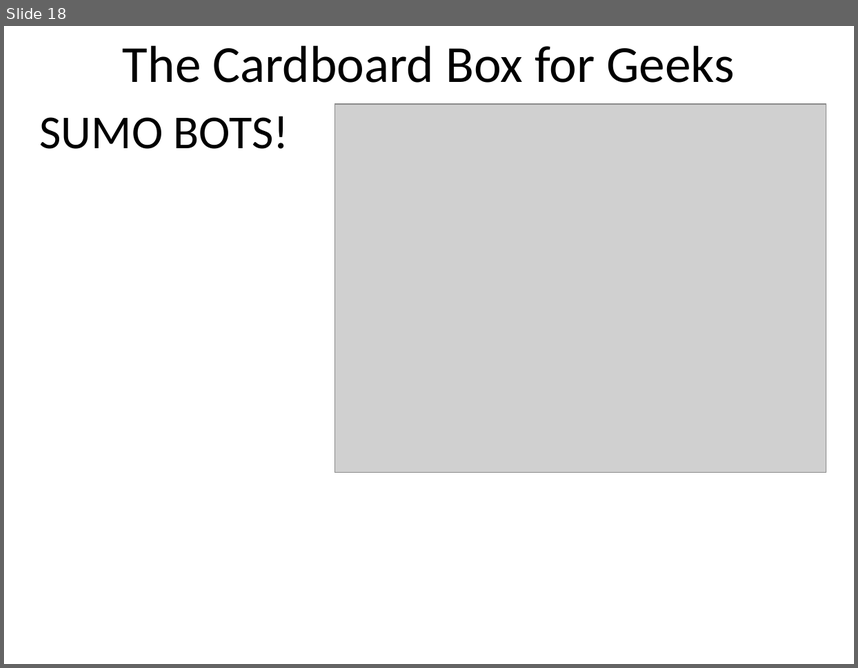
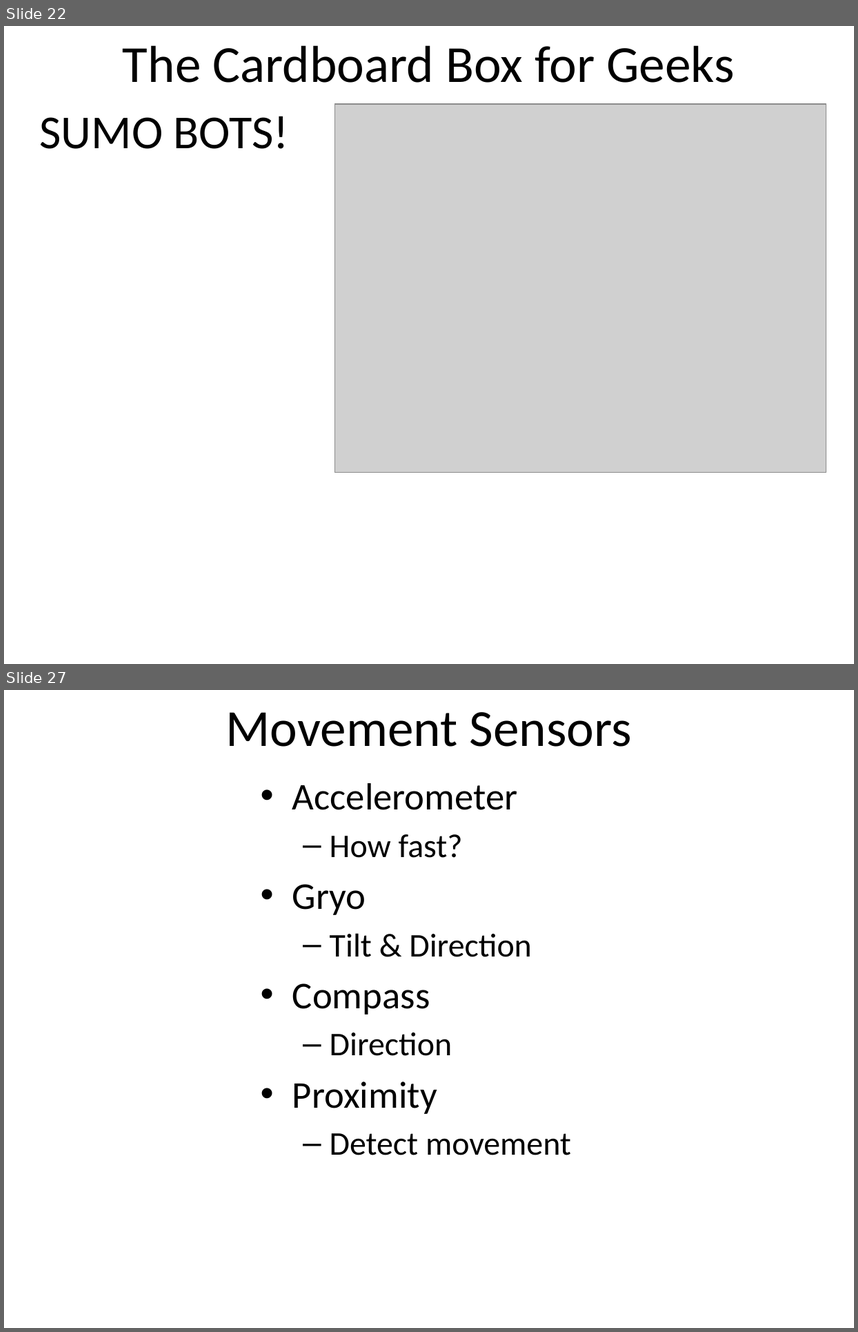
Before and after one commit to dykebert/GDI_Arduino_Robotics, a slide deck: Introduction to Arduino.pptx. Shown one above the other, each under a label of ours: slide 18 before the commit, slides 22 and 27 after it; the slides between them are not shown. The pictures are 858x668 and 858x1332 pixels, drawn with LibreOffice and Linux fonts; fonts in the diff are those of the drawing; grey boxes stand for pictures. Boxes give left, top, right and bottom in pixels: in the first picture for what was removed or moved away, otherwise in the second. Text is boxed around its words. In the diff, an @@ line names an element or a change of style, - is before the commit and + after.

```diff
--- a/Introduction to Arduino.pptx
+++ b/Introduction to Arduino.pptx
@@ slide 27 added at bbox=[4, 690, 854, 1328], background #FFFFFF @@
@@ title added at bbox=[226, 712, 632, 747], 44 pt, text #000000 @@
+Movement Sensors
@@ text added at bbox=[292, 783, 571, 1155], 28 pt, text #000000 @@
+• Accelerometer
+  – How fast?
+• Gryo
+  – Tilt & Direction
+• Compass
+  – Direction
+• Proximity
+  – Detect movement
@@ what was slide 18 is now slide 22 @@
```
Also in this commit, not shown: 4 slides changed, 28 other slides added, 2 other files.
